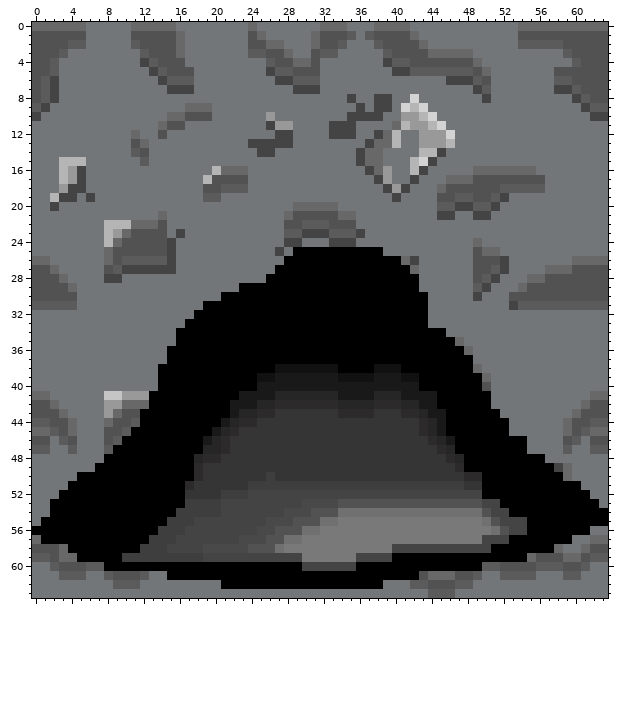
File history of a pixel-art sprite, Assets/Level/SPAWN_left.png. Above is the file before it was changed.
The file is 64x64 pixels. Colours within 5 levels of each other are drawn and written as one.
Now the later version:
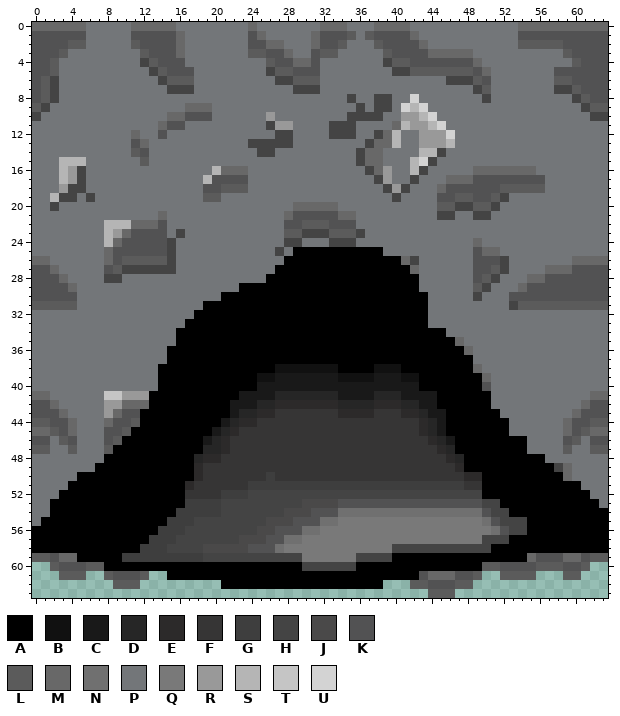
Palette (. is transparent): A #000000  B #111111  C #191919  D #262626  E #2c2a2a  F #363535  G #3e3e3e  H #444444  J #4a4949  K #525253  L #5b5b5b  M #686868  N #707070  P #737679  Q #797979  R #999999  S #b5b5b5  T #c5c5c5  U #d3d3d3
The exact change:
y 56: x 62..63 PP -> AA
y 57: x 0 M -> A; x 60..63 PPMM -> AAAA
y 58: x 0..3 KKKM -> AAAA; x 58..63 MPPMKK -> AAAAAA
y 60: x 0..1 PP -> ..; x 62..63 PP -> ..
y 61: x 0..2 PPP -> ...; x 6..7 PP -> ..; x 13..14 PP -> ..; x 50..51 PP -> ..; x 56..58 PPP -> ...; x 61..63 PPP -> ...
y 62: x 0..8 PPPPPPPPP -> .........; x 12..20 PPPPPPPPP -> .........; x 39..41 PPP -> ...; x 49..63 PPPPPPPPPPPPPPP -> ...............
y 63: x 0..43 PPPPPPPPPPPPPPPPPPPPPPPPPPPPPPPPPPPPPPPPPPPP -> ............................................; x 47..63 PPPPPPPPPPPPPPPPP -> .................
